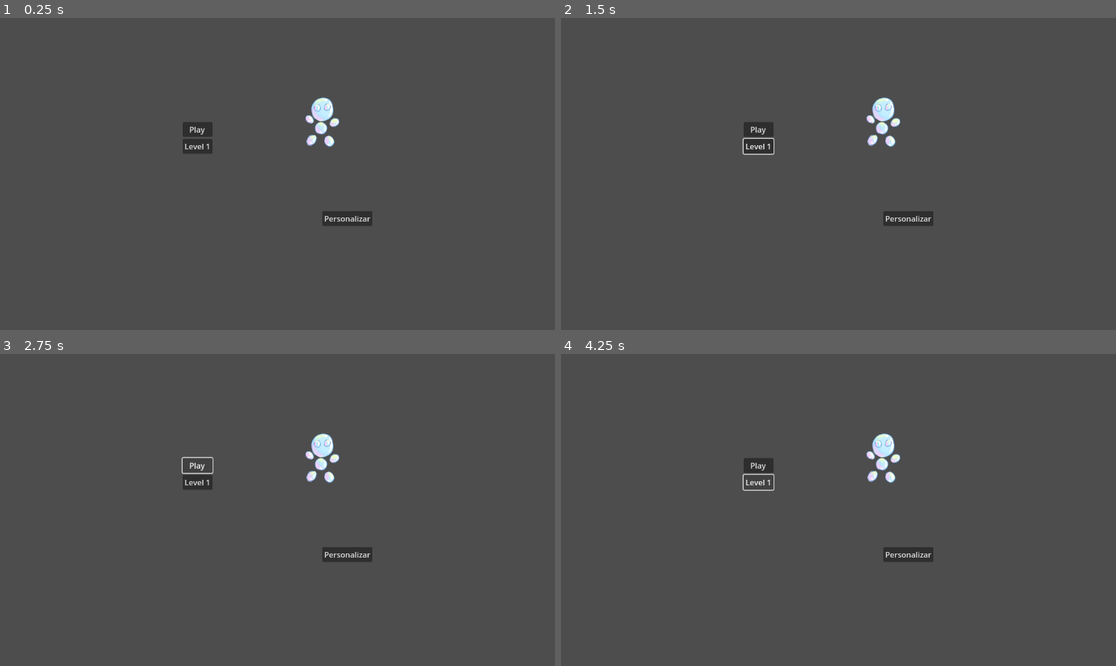
Above: before the commit, frames 1-4 (two rows, left to right).
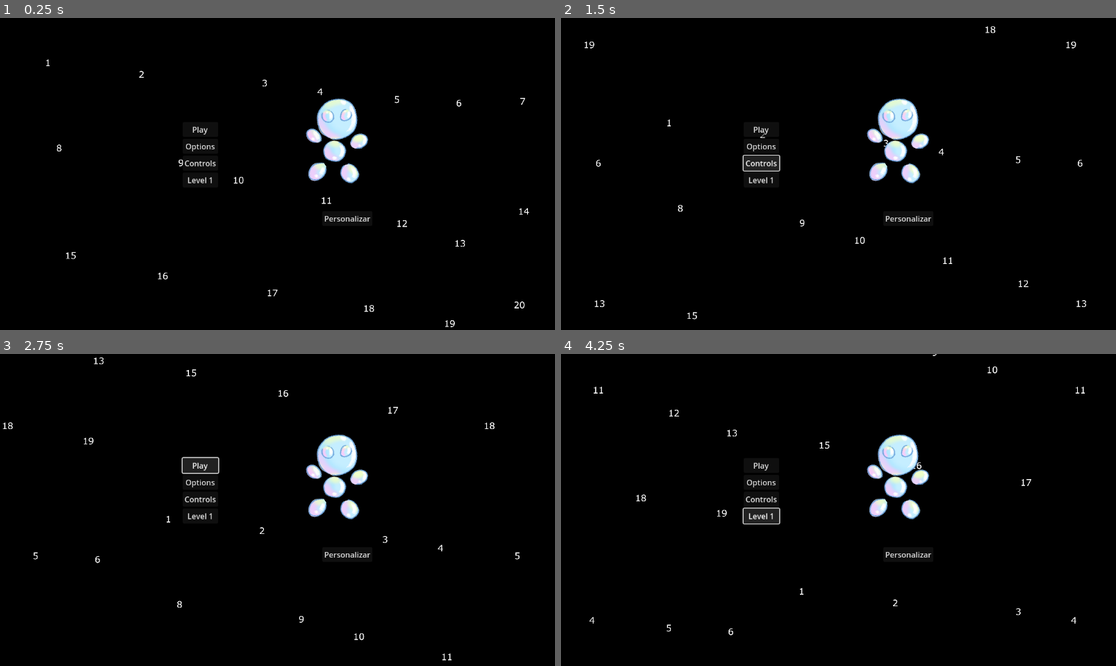
Above: after the commit, the same moments.

Repository: DiossFer/GameJam25-Articuno
Game: Godot game, scene res://Scenes/menu.tscn
Same seed, same stepped clock (60 frames per second), same inputs: the game is played once before the commit and once after it. The project has no main scene, so this scene is started directly.
Inputs (mouse positions are in pixels of both pictures, inside the frame that each line leads up to):
- Up to frame 1 (0.25 s): no input
- Up to frame 2 (1.5 s): click (760, 145) at 0.5 s, where only the run after the commit has a clickable "Options"; click (760, 164) at 1.25 s, where only the run after the commit has a clickable "Controls"
- Up to frame 3 (2.75 s): click "Play" at 2 s
- Up to frame 4 (4.25 s): click "Play" at 2.75 s; click "Level 1" at 3.5 s

The runs differ from the first frame. In frame 1, 100% of the frame differs, in the area x 0-100%, y 0-100%; in frame 2, 100%; in frame 3, 100%; in frame 4, 100%.

Commit message:
Background init

Diff:
--- a/gamejamprojectarticuno/Scenes/menu.tscn
+++ b/gamejamprojectarticuno/Scenes/menu.tscn
@@ -1,6 +1,7 @@
-[gd_scene load_steps=2 format=3 uid="uid://cpiy3yaroyvu2"]
+[gd_scene load_steps=3 format=3 uid="uid://cpiy3yaroyvu2"]
 
 [ext_resource type="Texture2D" uid="uid://g7ds11do33qh" path="res://Assets/Sprites/Pompa.png" id="1_qj2ld"]
+[ext_resource type="PackedScene" uid="uid://ba7ibhe6ikme" path="res://Scenes/parallax_background.tscn" id="2_f587w"]
 
 [node name="Menu" type="Control"]
 layout_mode = 3
@@ -32,6 +33,14 @@
 layout_mode = 2
 text = "Play"
 
+[node name="Options" type="Button" parent="HBoxContainer/VBoxContainer"]
+layout_mode = 2
+text = "Options"
+
+[node name="Controls" type="Button" parent="HBoxContainer/VBoxContainer"]
+layout_mode = 2
+text = "Controls"
+
 [node name="Level 1" type="Button" parent="HBoxContainer/VBoxContainer"]
 layout_mode = 2
 text = "Level 1
@@ -42,7 +51,8 @@
 size_flags_horizontal = 10
 
 [node name="Sprite2D" type="Sprite2D" parent="HBoxContainer/VBoxContainer2"]
-scale = Vector2(0.1, 0.1)
+position = Vector2(30.45, 38.5)
+scale = Vector2(0.182075, 0.171296)
 texture = ExtResource("1_qj2ld")
 
 [node name="Personalizar" type="Button" parent="HBoxContainer/VBoxContainer2"]
@@ -50,3 +60,5 @@
 size_flags_vertical = 10
 text = "Personalizar
 "
+
+[node name="ParallaxBackground" parent="." instance=ExtResource("2_f587w")]
--- /dev/null
+++ b/gamejamprojectarticuno/Scenes/parallax_background.tscn
@@ -0,0 +1,18 @@
+[gd_scene load_steps=3 format=3 uid="uid://ba7ibhe6ikme"]
+
+[ext_resource type="Script" path="res://parallax_background.gd" id="1_u7n6q"]
+[ext_resource type="Texture2D" uid="uid://dja3y26guydew" path="res://Assets/Prueba/pruebaFondo.png" id="2_gaawd"]
+
+[node name="ParallaxBackground" type="ParallaxBackground"]
+script = ExtResource("1_u7n6q")
+
+[node name="ParallaxLayer" type="ParallaxLayer" parent="."]
+texture_repeat = 2
+motion_mirroring = Vector2(1000, 2000)
+
+[node name="Sprite2D" type="Sprite2D" parent="ParallaxLayer"]
+position = Vector2(1200, 1005)
+scale = Vector2(0.3, 0.3)
+texture = ExtResource("2_gaawd")
+region_enabled = true
+region_rect = Rect2(0, 0, 8000, 6700)
--- /dev/null
+++ b/gamejamprojectarticuno/parallax_background.gd
@@ -0,0 +1,7 @@
+extends ParallaxBackground
+
+var DIR = Vector2(1, 1)
+var speed = 100
+
+func _physics_process(delta: float) -> void:
+	scroll_base_offset += DIR * speed * delta;
Not shown, added: gamejamprojectarticuno/Assets/Backgrounds/Mapa jungla.png.import
Not shown, added: gamejamprojectarticuno/Assets/Process/pruebaFondo.png.import
